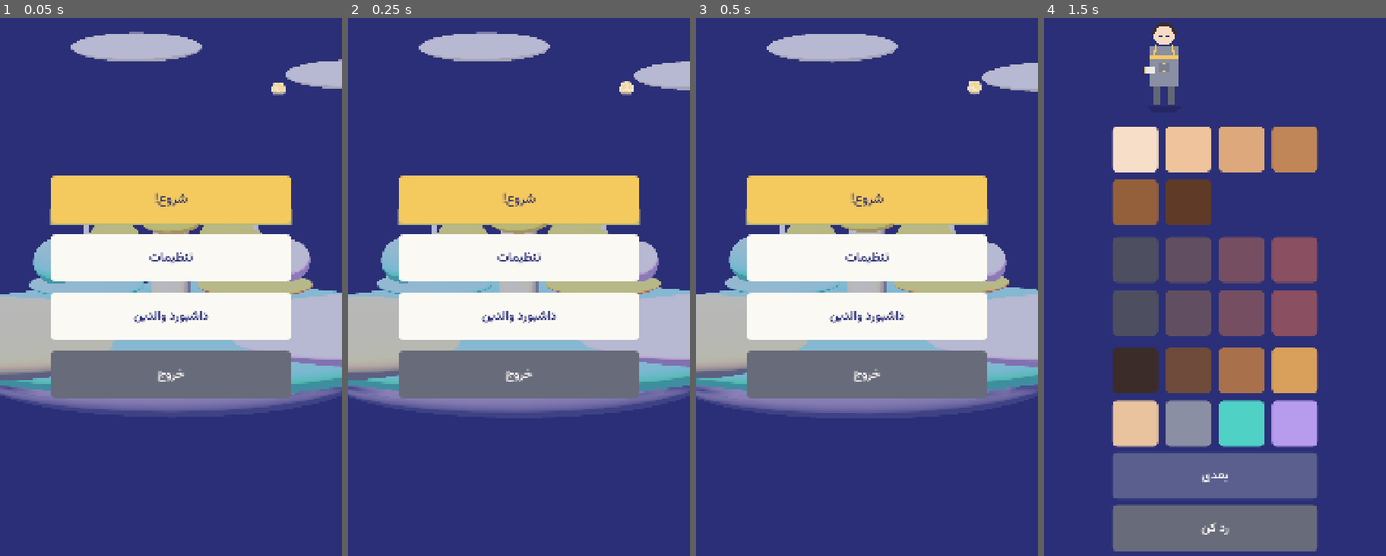
Above: before the commit, frames 1-4 (left to right).
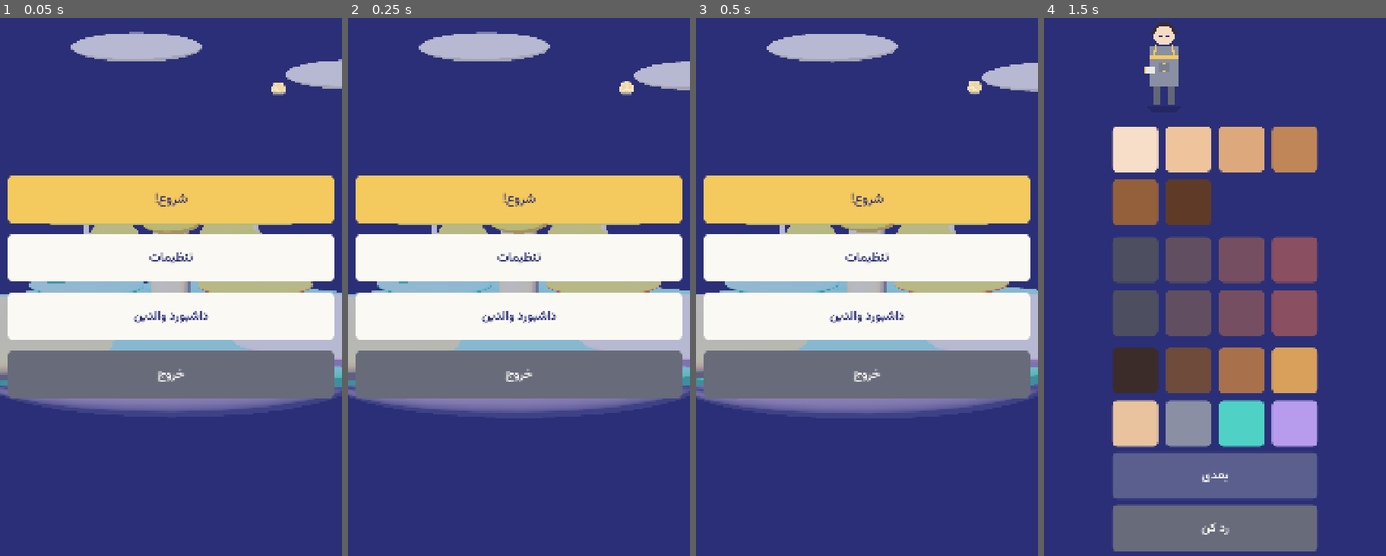
Above: after the commit, the same moments.

Repository: soheilsssbd7/Nexus-learning-game
Game: Godot game, scene res://scenes/main/MainMenu.tscn
Two runs of this game, one before a commit and one after it. Both use one fixed random seed, a clock stepped at 60 frames per second and the inputs below.
Inputs (mouse positions are in pixels of both pictures, inside the frame that each line leads up to):
- Up to frame 1 (0.05 s): no input
- Up to frame 2 (0.25 s): no input
- Up to frame 3 (0.5 s): no input
- Up to frame 4 (1.5 s): click "شروع!" at 0.5 s; click (1136, 147) at 1.25 s

The runs differ from the first frame. In frame 1, 8.8% of the frame differs, in the area x 2-98%, y 29-71%; in frame 2, 8.8%; in frame 3, 8.8%; in frame 4, nothing differs.

Commit message:
fix(menu): use viewport-wide container anchors
Co-authored-by: arena-agent <297053741+arena-agent@users.noreply.github.com>

Diff:
--- a/game/scripts/ui/MainMenu.gd
+++ b/game/scripts/ui/MainMenu.gd
@@ -108,8 +108,11 @@
 	box.move_child(tagline, 1)
 	box.move_child(eyebrow, 2)
 	box.move_child(hero, 3)
-	# چیدمان: VBox وسطِ صفحه، با حاشیه‌ی §۷ از لبه‌ها
-	box.set_anchors_and_offsets_preset(Control.PRESET_CENTER_TOP, Control.PRESET_MODE_MINSIZE, 0)
+	# چیدمان: VBox تمام‌عرض با حاشیه‌ی §۷ از لبه‌ها.
+	# `PRESET_CENTER_TOP` با offsetهای چپ/راستِ مثبت/منفی، عرض را منفی می‌کرد
+	# (هر دو anchor روی ۰٫۵ می‌ماندند) و childها را خارج از قاب می‌فرستادند.
+	# برای یک Container responsive باید anchorها روی لبه‌های واقعی viewport باشند.
+	box.set_anchors_and_offsets_preset(Control.PRESET_TOP_WIDE, Control.PRESET_MODE_MINSIZE, 0)
 	box.offset_left = UIKit.MARGIN
 	box.offset_right = -UIKit.MARGIN
 	# پیش از اولین layout هم داخل قاب بماند؛ `_fit_menu` بعد از محاسبه‌ی
Not shown, changed: site/game/engine_bundle.mjs
Not shown, changed: site/game/index.pck
